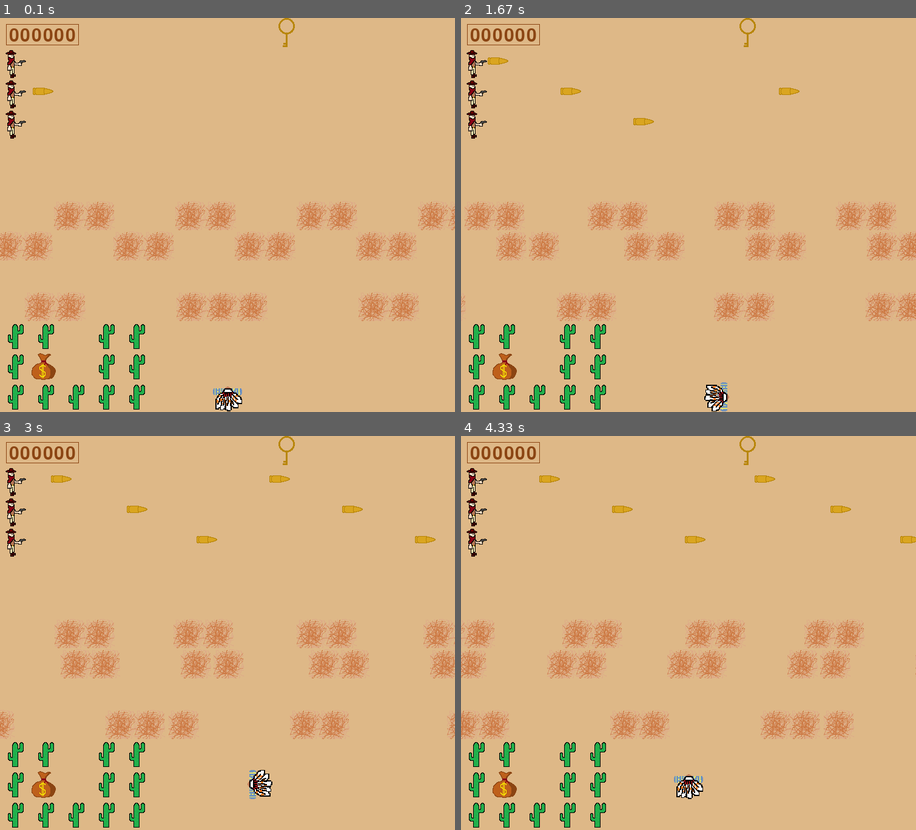
Above: before the commit, frames 1-4 (two rows, left to right).
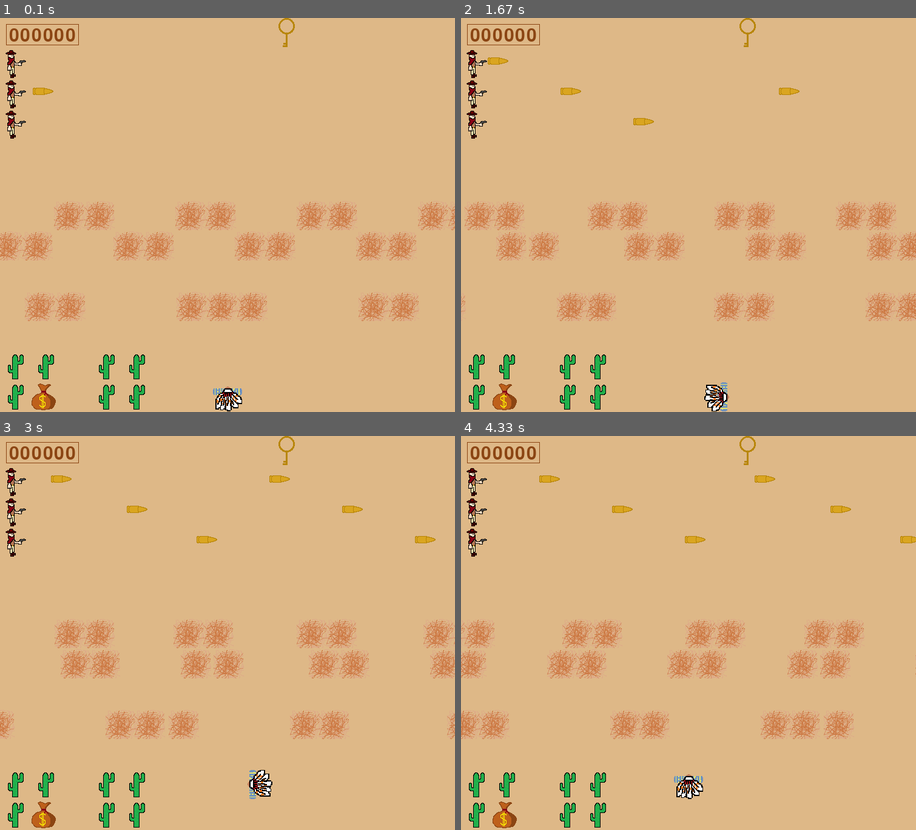
Above: after the commit, the same moments.

Repository: AZEN-SGG/PyGameProject
Game: pygame game, started from MainProgramm.py
Two runs of this game, one before a commit and one after it. Both use one fixed random seed, a clock stepped at 60 frames per second and the inputs below.
Inputs:
- Up to frame 1 (0.1 s): no input
- Up to frame 2 (1.67 s): hold W 0.33-0.8 s; hold Right 0.33-0.8 s; tap A at 0.83 s; tap S at 1.17 s; hold Right from 1.5 s (still down)
- Up to frame 3 (3 s): release Right at 1.97 s; hold Up 2-2.3 s; hold Right 2.33-2.8 s; hold Left from 2.83 s (still down)
- Up to frame 4 (4.33 s): release Left at 3.37 s; hold Down 3.4-3.7 s; hold Left 3.73-4.13 s; hold Up from 4.17 s (still down)

The runs differ from the first frame. In frame 1, 1.1% of the frame differs, in the area x 1-32%, y 77-100%; in frame 2, 1.1%; in frame 3, 1.1%; in frame 4, 1.1%.

Commit message:
Полностью переделал строение движения игрока Создал матрицу Теперь персонаж не ходит через препятствия (Кактусы) Думаю можно добавить отслеживание перемещения персонажа по клеткам в матрице

Diff:
--- a/MainProgramm.py
+++ b/MainProgramm.py
@@ -13,6 +13,8 @@
 
 faced_bool = False
 win_bool = False
+
+matrix = []
 
 
 def faced():  # Отображает надпись и завершает программу
@@ -51,6 +53,12 @@
     sprites.append(sprite)  # Добавляет в одну папку все спрайты
     coordinats.append(sprite.COORDINATS)  # Координаты
 
+    if sprite.type != 'Bullet' and sprite.type != 'Tumbleweed':
+        x = sprite.COORDINATS[0] // 50
+        y = sprite.COORDINATS[1] // 50
+
+        matrix[y][x] = sprite.type
+
 
 def return_back():  # Победа или поражение -> возвращение назад
     for sprite in range(len(sprites)):
@@ -81,6 +89,13 @@
 
     score.points = points
     score.update()
+
+
+def make_matrix():
+    for y in range(13):
+        matrix.append([])
+        for x in range(15):
+            matrix[y].append('')
 
 
 class Board:
@@ -109,52 +124,56 @@
             self.image = player_image
             self.image.set_colorkey('green')
 
-    def go_up(self):
-        self.status = 1
-        self.image = player_image
-        self.image.set_colorkey('green')
-
-        if self.rect.y == 0:
-            win()
-
-        else:
-            self.rect.y -= 50
-
-    def go_down(self):
-        self.status = 2
-        self.image = player_back_image
-        self.image.set_colorkey('green')
-
-        if self.rect.y == HEIGHT - 50:
-            pass
-
-        else:
-            self.rect.y += 50
-
-    def go_right(self):
-        self.status = 3
-        self.image = player_right_image
-        self.image.set_colorkey('green')
-
-        if self.rect.x >= WIDTH - 50:
-            self.rect.x = 0
-
-        else:
-            self.rect.x += 50
-
-    def go_left(self):
-        self.status = 4
-        self.image = player_left_image
-        self.image.set_colorkey('green')
-
-        if self.rect.x <= 0:
-            self.rect.x = WIDTH - 50
-
-        else:
-            self.rect.x -= 50
-
-    def go_into_bush(self):
-        pass
+    def go_into_bush(self, DIRECTION):
+        print(self.rect.x)
+        print(self.rect.y)
+
+        if DIRECTION == 'Right':
+            self.status = 3
+            self.image = player_right_image
+            self.image.set_colorkey('green')
+
+            if self.rect.x >= WIDTH - 50:
+                if matrix[self.rect.y // 50][0] != 'Hedge':
+                    self.rect.x = 0
+
+            else:
+                if matrix[self.rect.y // 50][self.rect.x // 50 + 1] != 'Hedge':
+                    self.rect.x += 50
+
+        elif DIRECTION == 'Left':
+            self.status = 4
+            self.image = player_left_image
+            self.image.set_colorkey('green')
+
+            if self.rect.x <= 0:
+                if matrix[self.rect.y // 50][14] != 'Hedge':
+                    self.rect.x = WIDTH - 50
+
+            else:
+                if matrix[self.rect.y // 50][self.rect.x // 50 - 1] != 'Hedge':
+                    self.rect.x -= 50
+
+        elif DIRECTION == 'Up':
+            self.status = 1
+            self.image = player_image
+            self.image.set_colorkey('green')
+
+            if self.rect.y == 0:
+                win()
+
+            else:
+                if matrix[self.rect.y // 50 - 1][self.rect.x // 50] != 'Hedge':
+                    self.rect.y -= 50
+
+        else:
+            self.status = 2
+            self.image = player_back_image
+            self.image.set_colorkey('green')
+
+            if self.rect.y != HEIGHT - 50:
+                if matrix[self.rect.y // 50 + 1][self.rect.x // 50] != 'Hedge':
+                    self.rect.y += 50
 
 
 class Enemy(pygame.sprite.Sprite):  # Основной класс для врагов
@@ -455,6 +474,8 @@
     # Создаем игру и окно
 
 
+make_matrix()
+
 pygame.init()
 pygame.mixer.init()
 pygame.display.set_caption("Adventure experience")
@@ -530,7 +551,7 @@
 
 point_image = pygame.image.load(os.path.join(data_folder, 'point.png')).convert()
 white_image = pygame.image.load(os.path.join(data_folder, 'white.png')).convert()  # Белое изображение нужно для очков
-point = Point(75, 575, 500)
+point = Point(75, 625, 500)
 high_point = Point(675, 175, 1000, key)
 
 # Создаю пули
@@ -547,16 +568,11 @@
 second_robber = Robber(25, 175, 'Right')
 third_robber = Robber(25, 75, 'Right')
 
-first_cactus = Hedge(25, 525, 1)
 second_cactus = Hedge(25, 575, 1)
 third_cactus = Hedge(25, 625, 1)
-fourth_cactus = Hedge(75, 525, 1)
-fifth_cactus = Hedge(75, 625, 1)
-sixth_cactus = Hedge(125, 625, 1)
-seventh_cactus = Hedge(175, 525, 1)
+fourth_cactus = Hedge(75, 575, 1)
 eighth_cactus = Hedge(175, 575, 1)
 ninth_cactus = Hedge(175, 625, 1)
-tenth_cactus = Hedge(225, 525, 1)
 eleventh_cactus = Hedge(225, 575, 1)
 twelvth_cactus = Hedge(225, 625, 1)
 
@@ -604,18 +620,15 @@
 add_sprite(second_robber)
 add_sprite(third_robber)
 
-add_sprite(first_cactus)
 add_sprite(second_cactus)
 add_sprite(third_cactus)
 add_sprite(fourth_cactus)
-add_sprite(fifth_cactus)
-add_sprite(sixth_cactus)
-add_sprite(seventh_cactus)
 add_sprite(eighth_cactus)
 add_sprite(ninth_cactus)
-add_sprite(tenth_cactus)
 add_sprite(eleventh_cactus)
 add_sprite(twelvth_cactus)
+
+print(matrix)
 
 # Цикл игры
 running = True
@@ -632,16 +645,16 @@
         if event.type == pygame.KEYDOWN:
             if not faced_bool and not win_bool:
                 if event.key == pygame.K_w or event.key == pygame.K_UP:
-                    player.go_up()
+                    player.go_into_bush('Up')
 
                 elif event.key == pygame.K_s or event.key == pygame.K_DOWN:
-                    player.go_down()
+                    player.go_into_bush('Down')
 
                 elif event.key == pygame.K_d or event.key == pygame.K_RIGHT:
-                    player.go_right()
+                    player.go_into_bush('Right')
 
                 elif event.key == pygame.K_a or event.key == pygame.K_LEFT:
-                    player.go_left()
+                    player.go_into_bush('Left')
 
             else:
                 if event.key == pygame.K_SPACE:
